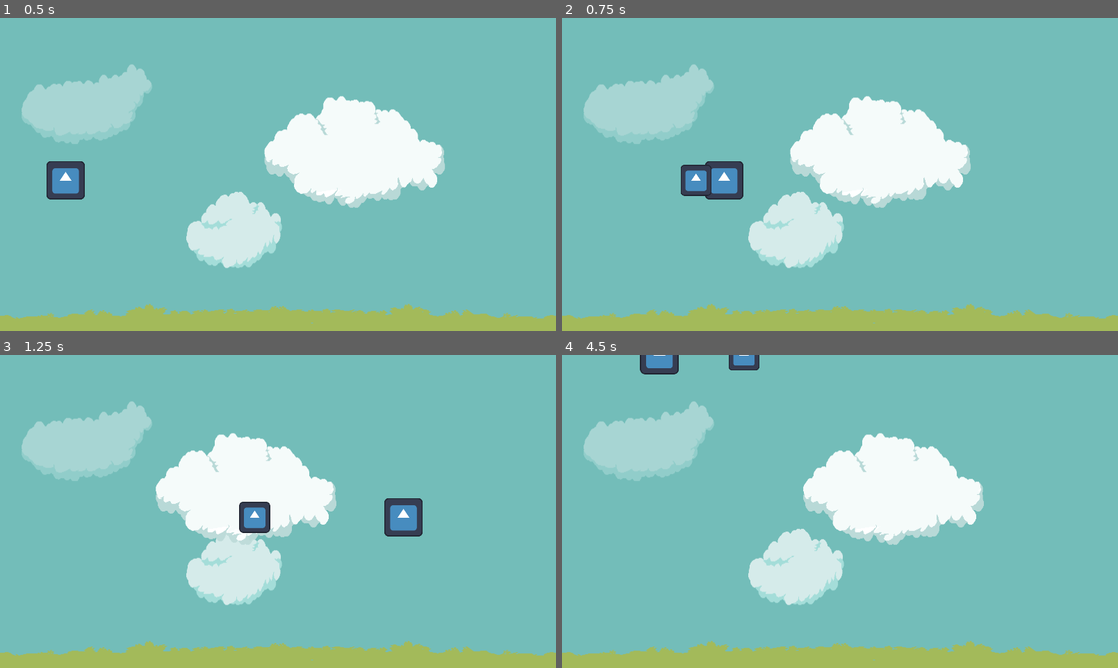
Above: before the commit, frames 1-4 (two rows, left to right).
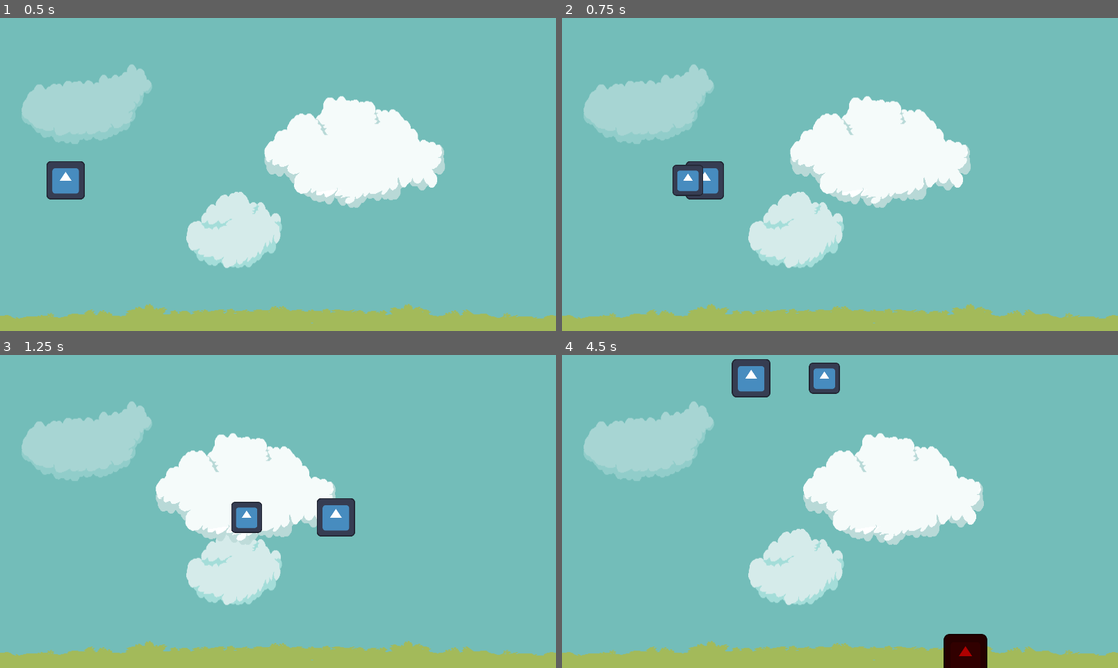
Above: after the commit, the same moments.

Repository: NxKuma/ISCS_Shooter
Game: Godot game, scene res://Scene/main.tscn
The game is run twice, just before and just after one commit, with the same random seed, the same clock (stepped at 60 frames per second) and the same inputs. The engine's default icon, where the game draws it, is replaced by a stand-in: a white triangle on a blue panel in a dark square.
Inputs:
- Up to frame 1 (0.5 s): no input
- Up to frame 2 (0.75 s): hold D (Right) from 0.53 s (still down); tap Space (Shoot) at 0.6 s
- Up to frame 3 (1.25 s): keep holding D (Right)
- Up to frame 4 (4.5 s): release D (Right) at 1.28 s; hold S (Down) 1.28-2.03 s; tap Space (Shoot) every 0.75 s from 1.35 to 4.35 s; hold D (Right) 2.03-2.78 s; hold W (Up) 2.78-3.53 s; hold A (Left) from 3.53 s (still down)

Frame 1 is identical in both runs. In frame 2, 1.0% of the frame differs, in the area x 19-33%, y 45-58%; in frame 3, 2.1%; in frame 4, 2.7%, in the area x 14-77%, y 0-100%.

Commit message:
created lizard_enemy scene
does not shoot yet

needs to be deleted upon screen exit

Diff:
--- /dev/null
+++ b/Scene/lizard_enemy.tscn
@@ -0,0 +1,38 @@
+[gd_scene load_steps=6 format=3 uid="uid://c64584hh27ewm"]
+
+[ext_resource type="Texture2D" uid="uid://c2emlgwmigy6q" path="res://icon.svg" id="1_blekr"]
+[ext_resource type="Script" path="res://Script/lizard_enemy.gd" id="1_thh88"]
+
+[sub_resource type="AtlasTexture" id="AtlasTexture_qhve7"]
+atlas = ExtResource("1_blekr")
+region = Rect2(0, 0, 128, 128)
+
+[sub_resource type="SpriteFrames" id="SpriteFrames_beo5l"]
+animations = [{
+"frames": [{
+"duration": 1.0,
+"texture": SubResource("AtlasTexture_qhve7")
+}],
+"loop": true,
+"name": &"default",
+"speed": 5.0
+}]
+
+[sub_resource type="CircleShape2D" id="CircleShape2D_nvknp"]
+radius = 45.0999
+
+[node name="LizardEnemy" type="Area2D"]
+script = ExtResource("1_thh88")
+
+[node name="AnimatedSprite2D" type="AnimatedSprite2D" parent="."]
+modulate = Color(0.685733, 8.42288e-07, 3.85046e-07, 1)
+scale = Vector2(0.7, 0.7)
+sprite_frames = SubResource("SpriteFrames_beo5l")
+
+[node name="CollisionShape2D" type="CollisionShape2D" parent="."]
+shape = SubResource("CircleShape2D_nvknp")
+
+[node name="Timer" type="Timer" parent="."]
+process_callback = 0
+wait_time = 0.2
+autostart = true
--- a/Scene/main.tscn
+++ b/Scene/main.tscn
@@ -1,7 +1,8 @@
-[gd_scene load_steps=3 format=3 uid="uid://cwfv5eapxvdhn"]
+[gd_scene load_steps=4 format=3 uid="uid://cwfv5eapxvdhn"]
 
 [ext_resource type="PackedScene" uid="uid://cvs6bk0damlml" path="res://Scene/player.tscn" id="1_2qs2a"]
 [ext_resource type="PackedScene" uid="uid://dfwpt7hhliyk2" path="res://Scene/bg.tscn" id="1_lx4vk"]
+[ext_resource type="PackedScene" uid="uid://c64584hh27ewm" path="res://Scene/lizard_enemy.tscn" id="3_862p7"]
 
 [node name="Main" type="Node2D"]
 
@@ -9,3 +10,6 @@
 
 [node name="Player" parent="." instance=ExtResource("1_2qs2a")]
 position = Vector2(136, 336)
+
+[node name="LizardEnemy" parent="." instance=ExtResource("3_862p7")]
+position = Vector2(1286, 318)
--- /dev/null
+++ b/Script/lizard_enemy.gd
@@ -0,0 +1,15 @@
+extends Area2D
+
+@export var speed = 100.0
+@export var direction = Vector2.LEFT
+const PROJECTILE = preload("res://Scene/projectile.tscn")
+
+func _process(delta: float) -> void:
+	translate(direction * speed * delta)
+	global_position.y += sin(position.x * delta) * 8
+
+func _on_timer_timeout():
+	var new_projectile = PROJECTILE.instantiate()
+	new_projectile.direction = Vector2.LEFT
+	new_projectile.global_position = global_position
+	add_sibling(new_projectile)
--- a/Script/player.gd
+++ b/Script/player.gd
@@ -1,7 +1,7 @@
 extends CharacterBody2D
 
 
-@export var speed = 500.0
+@export var speed = 400.0
 var screen_size
 const PROJECTILE = preload("res://Scene/projectile.tscn")
 
